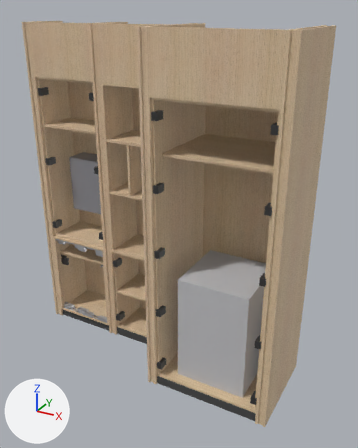
The glTF model 2025-284-C04-Resepsjon-hoyskap/sim/korpus.glb, before and after one commit.
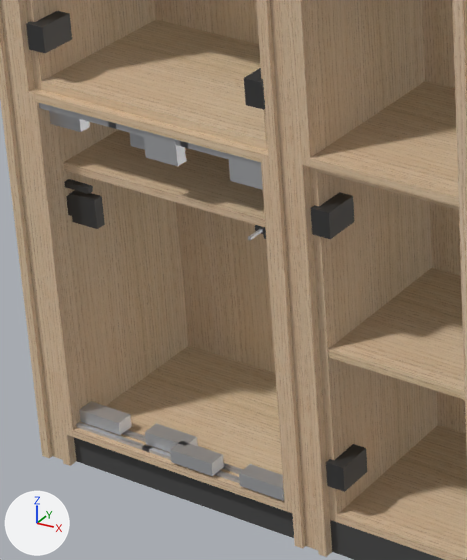
There are two pictures of each version: one whole from a 50 mm lens placed at (3208.0, -3591.0, 2913.0), pointed at (1421.0, -341.0, 1288.0), one close up on the part from 13% to 41% of the width and 48% to 75% of the height. The lights are fixed; the arrows at lower left show +X, +Y and +Z. The first two pictures are the older version. Vertices at exactly the same position are counted once.

In view in the first close-up: '2025-284 Resepsjon høyskap'.
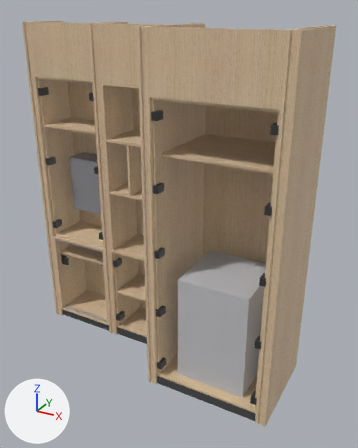
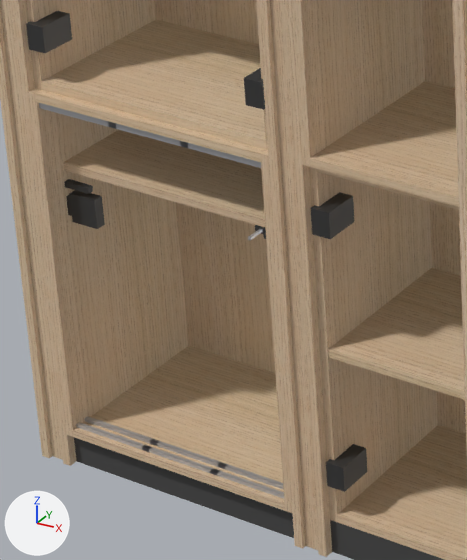
Commit message: 2025-284 C04 Resepsjon høyskap REV C: fjernet Slido løpevogner/toppføringer som stakk gjennom skyvedørene i 3D (skjulte beslag)

Location of each change, [x1, y1, x2, y2] in pixels of the close-ups (467 x 560 px):
part 1 of me_mesh_0, deleted: before [49, 111, 284, 501]

What changed in the scene script:
```text
Change me_mesh_0:
    used by ob_2025_284_resepsjon_høyskap; location = (0.0, 0.0, 0.0)
    remove me_mesh_0.from_pydata(...)  # 1053 vertices, 1736 faces; spans x 0.0..2417.0, y -805.0..0.0, z 0.0..2797.0
    add me_mesh_0.from_pydata(...)  # 989 vertices, 1640 faces; spans x 0.0..2417.0, y -805.0..0.0, z 0.0..2797.0
    me_mesh_0 part 1: 8 loose pieces with 64 vertices, spanning x 101.0..659.0, y -403.0..-338.0, z 106.0..879.0, are deleted
```
